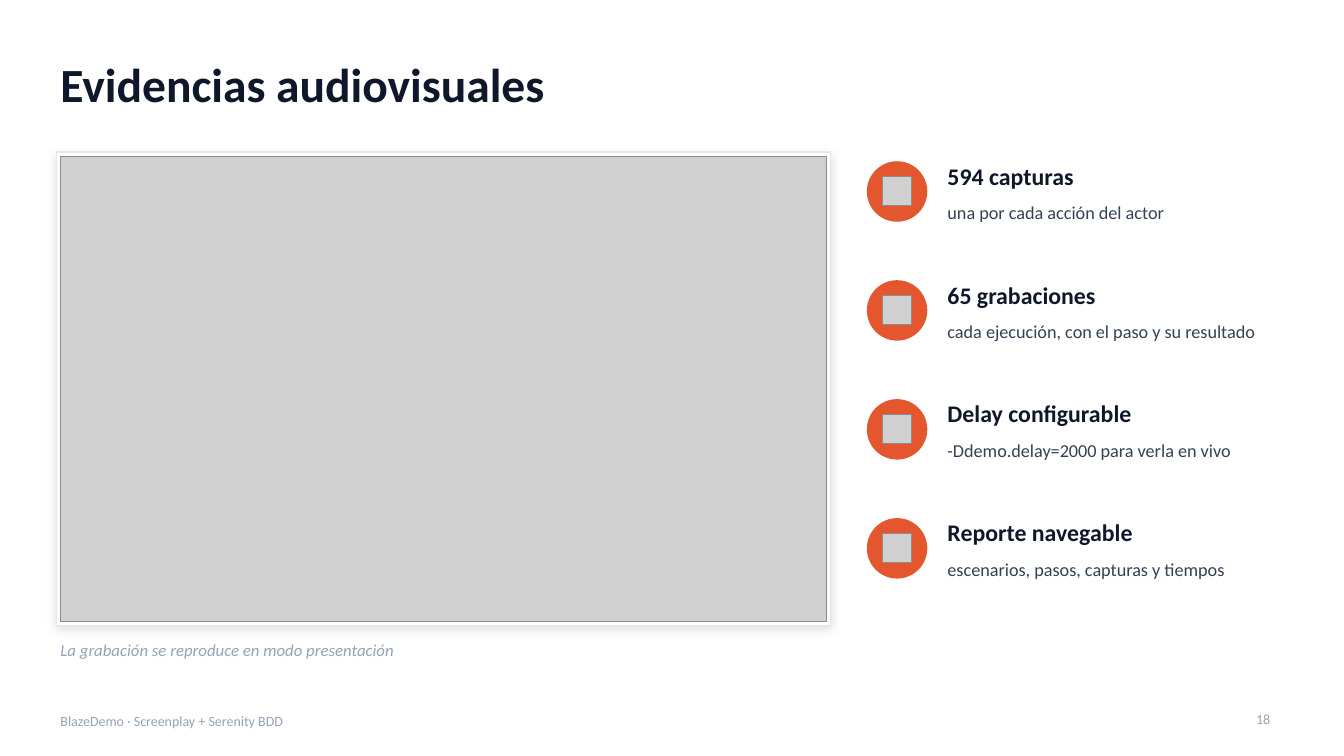
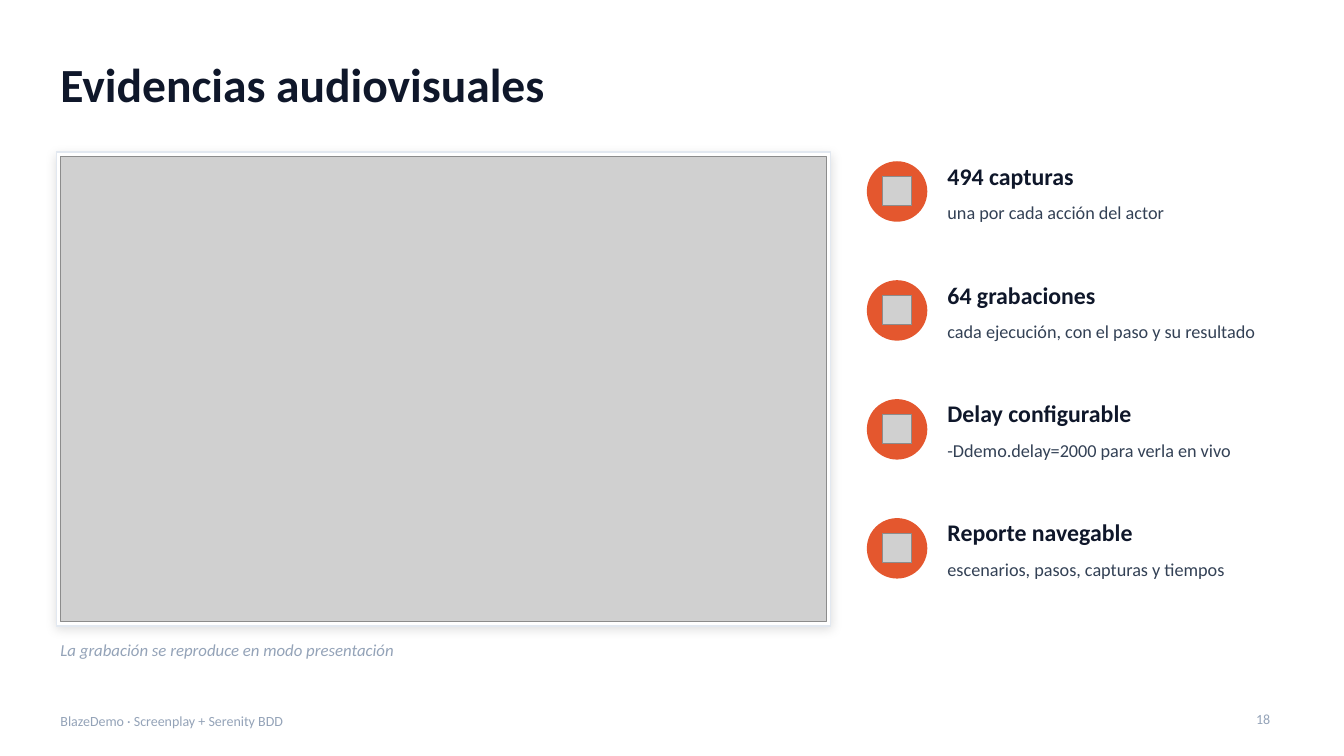
Before and after one commit to Santiagodutr/blazedemo-screenplay-serenity, a slide deck: slide 18 of presentacion/BlazeDemo_Screenplay_Sustentacion.pptx. Drawn at 1344x756 pixels with LibreOffice and Linux fonts; fonts in the diff are those of the drawing; grey boxes stand for pictures. Boxes give left, top, right and bottom in pixels: in the first picture for what was removed or moved away, otherwise in the second. Text is boxed around its words. In the diff, an @@ line names an element or a change of style, - is before the commit and + after.

```diff
--- a/presentacion/BlazeDemo_Screenplay_Sustentacion.pptx
+++ b/presentacion/BlazeDemo_Screenplay_Sustentacion.pptx
@@ text at bbox=[947, 169, 1074, 189]: text changed @@
-594 capturas
+494 capturas
@@ text at bbox=[947, 287, 1095, 308]: text changed @@
-65 grabaciones
+64 grabaciones
```
Also in this commit, not shown: 9 other slides changed, 11 other files.
